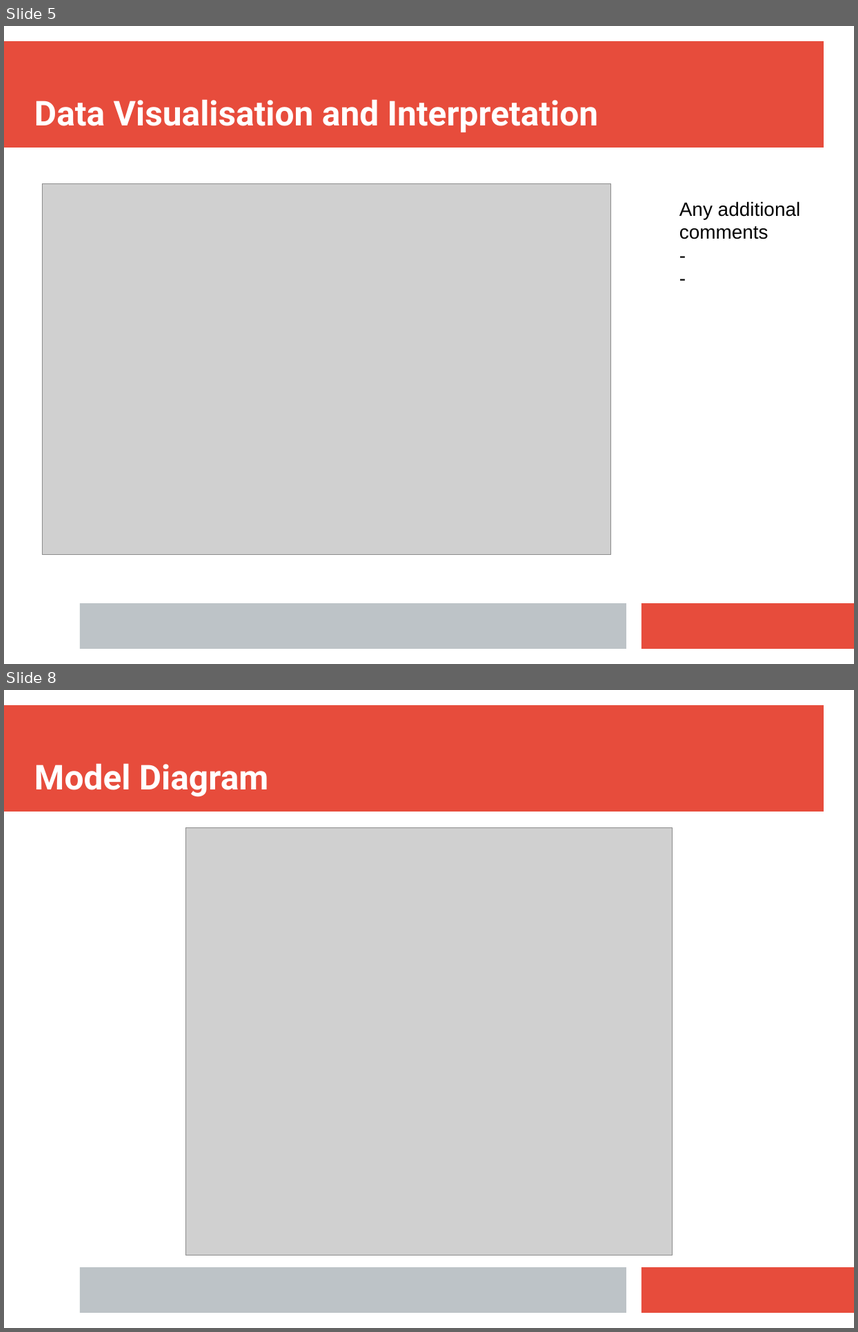
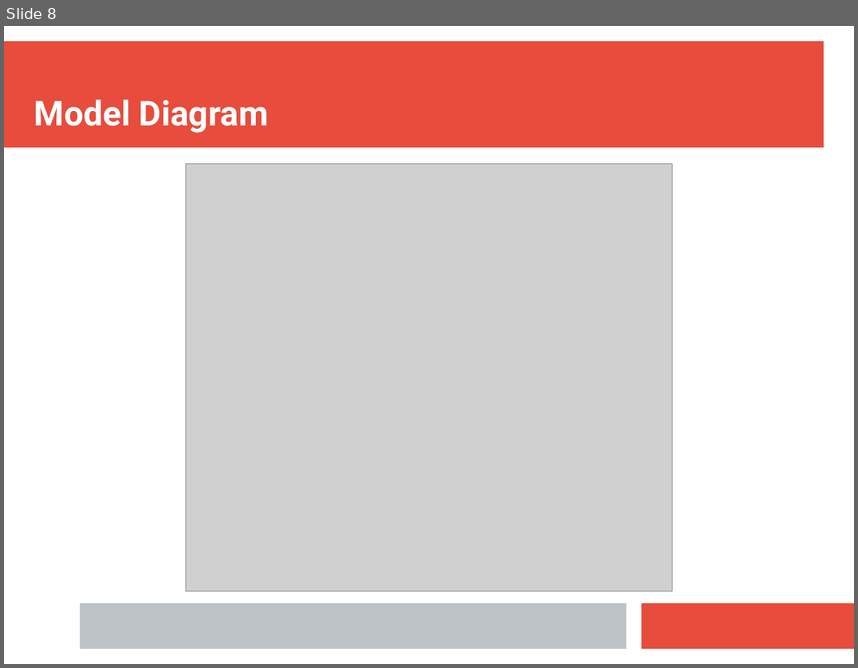
Before and after one commit to tim-kirkbride/BayesianAssignment, a slide deck: Presentation.pptx. Shown one above the other, each under a label of ours: slides 5 and 8 before the commit, slide 8 after it; the slides between them are not shown. The pictures are 858x1332 and 858x668 pixels, drawn with LibreOffice and Linux fonts; fonts in the diff are those of the drawing; grey boxes stand for pictures. Boxes give left, top, right and bottom in pixels: in the first picture for what was removed or moved away, otherwise in the second. Text is boxed around its words. In the diff, an @@ line names an element or a change of style, - is before the commit and + after.

Commit message:
presentation intro and visualisation interpretations

```diff
--- a/Presentation.pptx
+++ b/Presentation.pptx
@@ slide 5 removed at (4,26,854,664), background #FFFFFF; not listed: 3 template elements that a slide beside it also shows @@
@@ text removed at (34,99,599,132) @@
-Data Visualisation and Interpretation
@@ picture removed at (43,184,611,555) @@
@@ text removed at (680,201,801,239) @@
-Any additional comments
--
--
```
Also in this commit, not shown: 2 slides changed, 5 slides added, 4 other slides removed.
